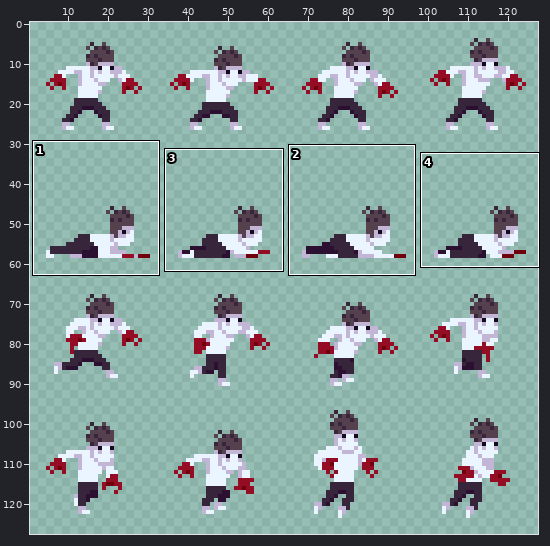
A sprite sheet gets an edit: Objects/images/mainchar.png. Above, an overview of the earlier version with the close-up marked.
Close-up. Before the commit:
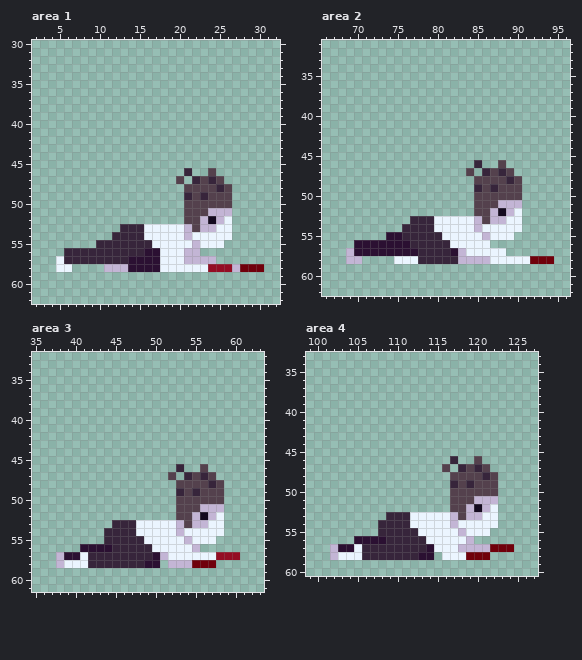
The file is 128x128 pixels. Shown: area 1: x 2..32, y 30..62; area 2: x 66..96, y 31..62; area 3: x 35..63, y 32..61; area 4: x 99..127, y 33..60. The wide view leaves out empty margins.
The result:
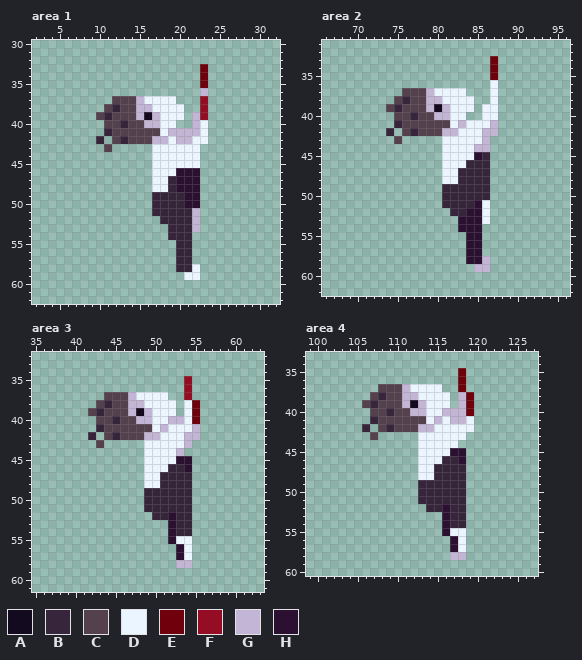
Palette (. is transparent): A #140a1f  B #37253b  C #54414d  D #ebf5ff  E #70000b  F #940d24  G #c3b5d5  H #2b1032
The exact change:
Changed rows in their new state; - is an unchanged pixel.
Area 1:
first column x 5:
33 ------------------E-------
34 ------------------E-------
35 ------------------E-------
36 ------------------G-------
37 -------CCCGDDDD---F-------
38 ------CBCCGGDDDD--F-------
39 -----CBCCCGAGDDD-GF-------
40 ------CCBCCGGDD--GD-------
41 ------BCCCCCCDGGGGD-------
42 -----B-CBCCCGGDGGDD-------
43 ------C-----DDDDDD--------
44 ------------DDDDDD--------
45 ------------DDDDDD--------
46 ------------DDDHHH-.------
47 ------------DDBHHH...-----
48 ------------DDBHHH....----
49 ------------BBBBHH....----
50 ------------BBBBHH....----
51 ------------BBBBBG....----
52 -------------BBBBG....----
53 --------......BBBG....----
54 -------.......BBB.....----
55 -----..........BB....-----
56 -..............BB.--------
57 ...............BB...------
58 ..----.........BB-........
59 ----------------DD--------
Area 2:
first column x 69:
33 ------------------E-------
34 ------------------E-------
35 ------------------E-------
36 ------------------D-------
37 -------CCCGDDDD---D-------
38 ------CBCCGGDDDD--D-------
39 -----CBCCCGAGDDD-DD-------
40 ------CCBCCGGDD--DD-------
41 ------BCCCCCCDGDDDG-------
42 -----B-CBCCCGGDDDGG-------
43 ------C-----DDDDDG--------
44 ------------DDDDGG--------
45 ------------DDDDHB--------
46 ------------DDDB-B-.------
47 ------------DDBBB-...-----
48 ------------DDBBBB....----
49 ------------BBBB-B....----
50 ------------BBBBBB....----
51 ------------BBBBHD....----
52 -------------BBHHD....----
53 --------......HHHD....----
54 -------.......HHH.....----
55 -----..........HH....-----
56 -..............HH.--------
57 ...............HH...------
58 ..----.........HH-........
59 ----------------GG--------
Area 3:
first column x 38:
35 ----------------F------
36 ----------------F------
37 ------CCCGDDDD--F------
38 -----CBCCGGDDDD-DE-----
39 ----CBCCCGAGDDD-DE-----
40 -----CCBCCGGDDGGDE-----
41 -----BCCCCCCDGDDDG-----
42 ----B-CBCCCGGDDDGG-----
43 -----C-----DDDDDG------
44 -----------DDDDG-------
45 -----------DDDDHH------
46 -----------DDDB-H-.----
47 -----------DDBBB-...---
48 -----------DDBBBB....--
49 -----------BBBB-B....--
50 -----------BBBBBB....--
51 -----------BBBBBB....--
52 ------------BBHBB....--
53 -------.......HBB....--
54 ------........HBB....--
55 ------........H-D...---
56 ---............H-.-----
57 ...............H-......
58 .............-.--...---
Area 4:
first column x 102:
35 ----------------E------
36 ----------------E------
37 ------CCCGDDDD--E------
38 -----CBCCGGDDDD-GE-----
39 ----CBCCCGAGDDD-GE-----
40 -----CCBCCGGDDGGGE-----
41 -----BCCCCCCDGDGGD-----
42 ----B-CBCCCGGDDDDD-----
43 -----C-----DDDDDD------
44 -----------DDDDD-------
45 -----------DDDDHH------
46 -----------DDDB-H-.----
47 -----------DDBBB-...---
48 -----------DDBBBB....--
49 -----------BBBB-B....--
50 -----------BBBBBB....--
51 -----------BBBBBB....--
52 ------------BBHBB....--
53 -------.......HBB....--
54 ------........HBB....--
55 ------........H-D...---
56 ---............H-.-----
57 ...............HD......
58 .............-.GG...---
